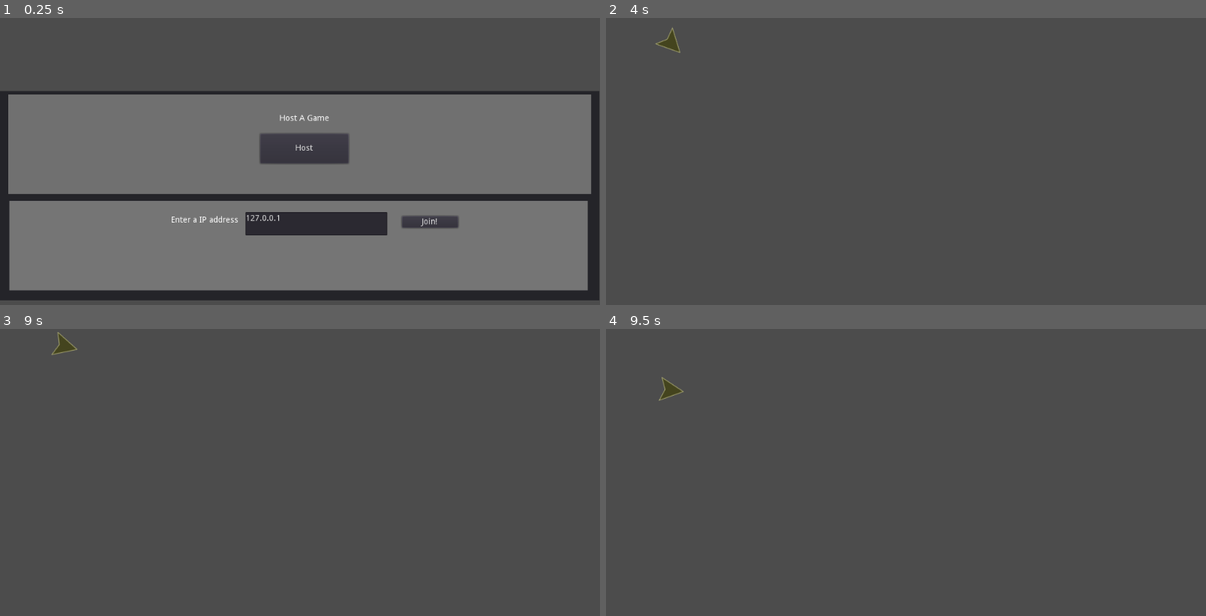
Above: before the commit, frames 1-4 (two rows, left to right).
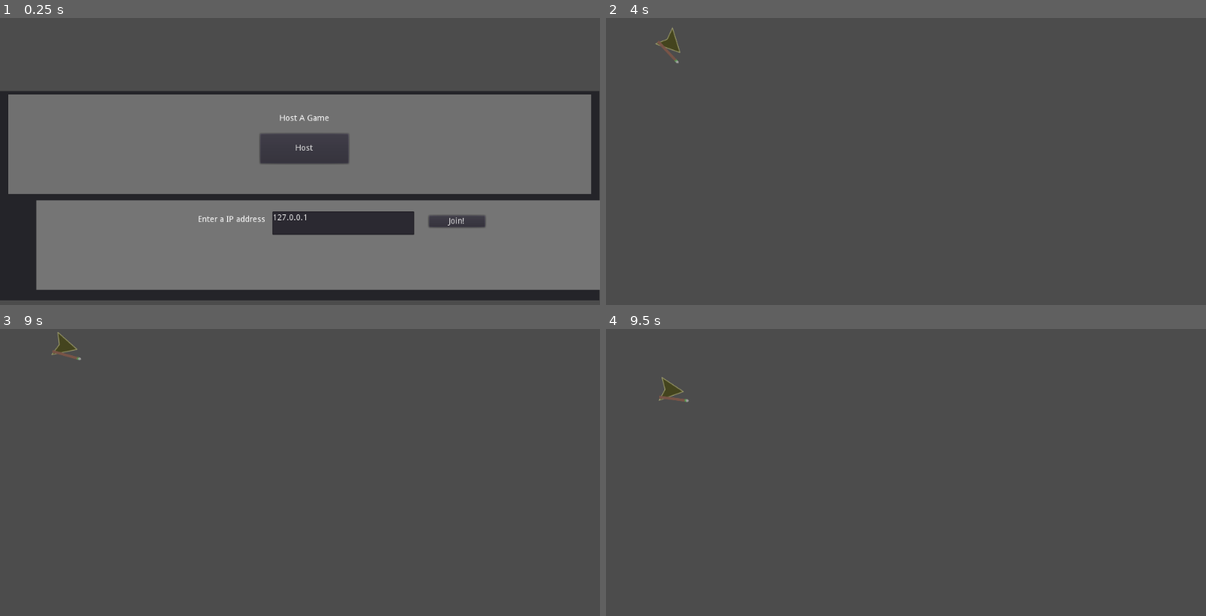
Above: after the commit, the same moments.

Repository: Schwarcraft/DreamGame
Game: Godot game, scene res://Source/Lobby.tscn
The game is run twice, just before and just after one commit, with the same random seed, the same clock (stepped at 60 frames per second) and the same inputs.
Inputs (mouse positions are in pixels of both pictures, inside the frame that each line leads up to):
- Up to frame 1 (0.25 s): no input
- Up to frame 2 (4 s): tap Enter at 0.5, 2.75 s; move the mouse to (1038, 175) at 0.52 s; hold D (move_right) 0.53-1.25 s; tap E (equip) at 0.6, 2.3, 2.85, 3.8 s; right-click (1038, 175) at 0.8 s; click "Host" at 1.25 s; tap Space at 2 s; move the mouse to (786, 210) at 2.02 s; hold S (move_down) 2.03-2.78 s; right-click (786, 210) at 2.1 s; move the mouse to (966, 115) at 2.77 s; hold D (move_right) 2.78-3.53 s; right-click (966, 115) at 3.05 s; move the mouse to (876, 264) at 3.52 s; hold W (move_up) from 3.53 s (still down); right-click (876, 264) at 3.6 s
- Up to frame 3 (9 s): move the mouse to (480, 555) at 4.27 s; release W (move_up) at 4.28 s; hold A (move_left) 4.28-5.78 s; tap E (equip) at 4.35, 5.3, 5.85, 6.8, 7.35, 8.3, 8.85 s; right-click (480, 555) at 4.55 s; tap Space at 5, 6.5 s; move the mouse to (120, 452) at 5.02 s; right-click (120, 452) at 5.1 s; tap Enter at 5.75 s; move the mouse to (330, 504) at 5.77 s; hold S (move_down) 5.78-6.53 s; right-click (330, 504) at 6.05 s; move the mouse to (210, 417) at 6.52 s; hold D (move_right) 6.53-7.28 s; right-click (210, 417) at 6.6 s; move the mouse to (432, 486) at 7.27 s; hold W (move_up) 7.28-8.03 s; right-click (432, 486) at 7.55 s; move the mouse to (180, 521) at 8.02 s; hold D (move_right) 8.03-8.78 s; right-click (180, 521) at 8.1 s; move the mouse to (360, 426) at 8.77 s; hold S (move_down) from 8.78 s (still down)
- Up to frame 4 (9.5 s): keep holding S (move_down); right-click (966, 426) at 9.05 s

The runs differ from the first frame. In frame 1, 3.9% of the frame differs, in the area x 1-100%, y 63-96%; in frame 2, less than 0.1%; in frame 3, less than 0.1%; in frame 4, less than 0.1%.

Commit message:
Dying
Made it so players can kill/Die

Diff:
--- a/Source/Lobby.tscn
+++ b/Source/Lobby.tscn
@@ -45,10 +45,10 @@
 text = "Host"
 
 [node name="ColorRect" type="ColorRect" parent="Panel"]
-margin_left = 17.0
-margin_top = 188.0
-margin_right = 1004.0
-margin_bottom = 341.0
+margin_left = 63.0
+margin_top = 187.0
+margin_right = 1050.0
+margin_bottom = 340.0
 color = Color( 0.462745, 0.462745, 0.462745, 1 )
 
 [node name="TextEdit" type="TextEdit" parent="Panel/ColorRect"]
--- a/Source/Ship.gd
+++ b/Source/Ship.gd
@@ -1,19 +1,20 @@
 extends RigidBody2D
 
-var speed = 150
+export var speed = 150
+export var maxHealth = 100
+
+var health = maxHealth
 var Mouse_position
 
 #-----Equipment vars-----
 var is_equipped = false
 var current_equipID = 0
 
-
 slave var slave_position = Vector2()
 slave var slave_rotation = 0
 # Called when the node enters the scene tree for the first time.
 func _ready():
-
-	pass
+	rpc('_unequip',1)
 
 # Called every frame. 'delta' is the elapsed time since the previous frame.
 func _process(delta):
@@ -47,11 +48,6 @@
 			else:
 				rpc('_unequip',1)
 
-
-
-
-
-
 	else:
 		position = slave_position
 		rotation = slave_rotation
@@ -65,7 +61,7 @@
 	match id:
 		1: #ID 1= Spear
 			$Spear.show()
-			$Spear.set_process(true)
+			$Spear/Spear_Collider.disabled = false
 			current_equipID=1
 	pass
 
@@ -74,6 +70,20 @@
 	match id:
 		1: #ID 1 = Spear
 			$Spear.hide()
-			$Spear.set_process(false)
+			$Spear/Spear_Collider.disabled=true
 			current_equipID = 0
 	is_equipped = false
+
+
+sync func _hit(damage):
+	health-= damage
+	if health <= 0:
+		health=0
+		rpc('_die')
+
+
+sync func _die():
+	set_process(false)
+	rpc('_unequip',current_equipID)
+	position=Vector2(1000,1000)
+#	hide()
--- a/Source/Ship.tscn
+++ b/Source/Ship.tscn
@@ -63,12 +63,11 @@
 position = Vector2( 0, -0.463287 )
 shape = SubResource( 1 )
 
-[node name="SpearPlayer" type="AnimationPlayer" parent="."]
+[node name="AnimationPlayer" type="AnimationPlayer" parent="."]
 "anims/New Anim" = SubResource( 2 )
 anims/Spear_Attack = SubResource( 3 )
 
 [node name="Spear" type="Area2D" parent="."]
-visible = false
 script = ExtResource( 3 )
 
 [node name="Spear_tex" type="Sprite" parent="Spear"]
--- a/Source/Spear_Script.gd
+++ b/Source/Spear_Script.gd
@@ -10,16 +10,12 @@
 func _process(delta):
 	if is_network_master():
 		if Input.is_action_just_pressed("right_click"):
-			get_node("../SpearPlayer").play("Spear_Attack")
-			rset_unreliable("slave_position", position)
-			rset_unreliable("slave_rotation", rotation)
-	else:
-		position = slave_position
-		rotation = slave_rotation
-# Called every frame. 'delta' is the elapsed time since the previous frame.
-#func _process(delta):
-#	pass
+			rpc('_Animate')
+
+sync func _Animate():
+	get_node("../AnimationPlayer").play("Spear_Attack")
 
 
-#func _on_Spear_body_entered(body):
-#	rset_unreliable(body.hide())
+func _on_Spear_body_entered(body):
+	if body.has_method("_hit"):
+		body.rpc('_hit',Damage)
